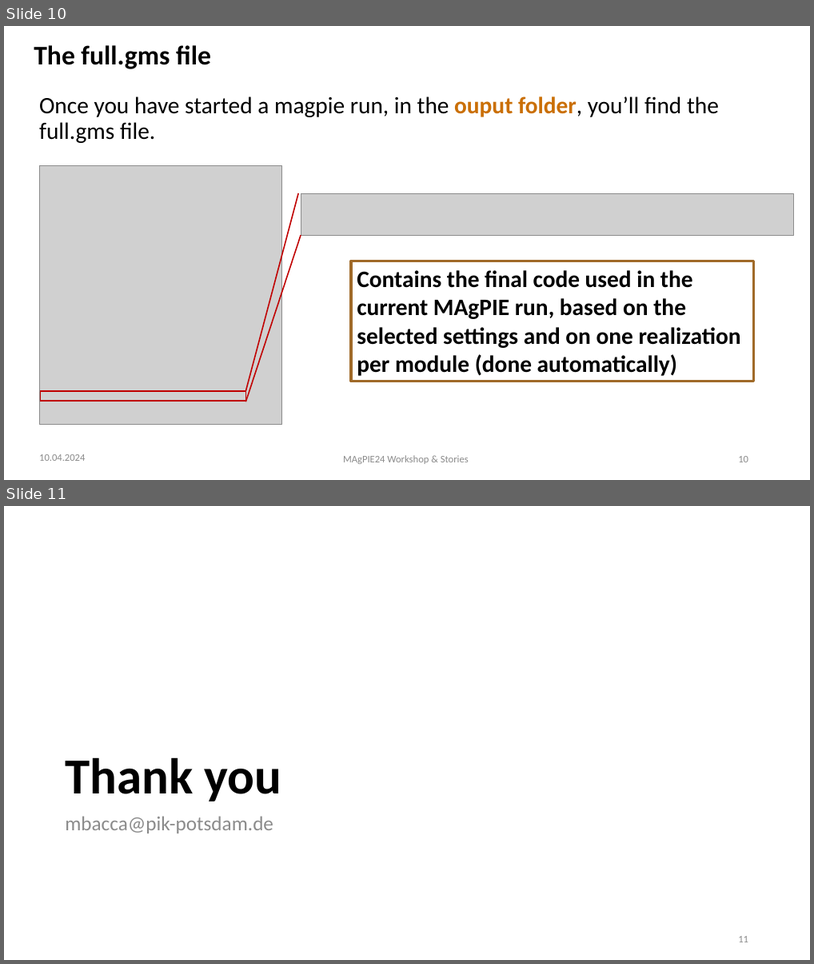
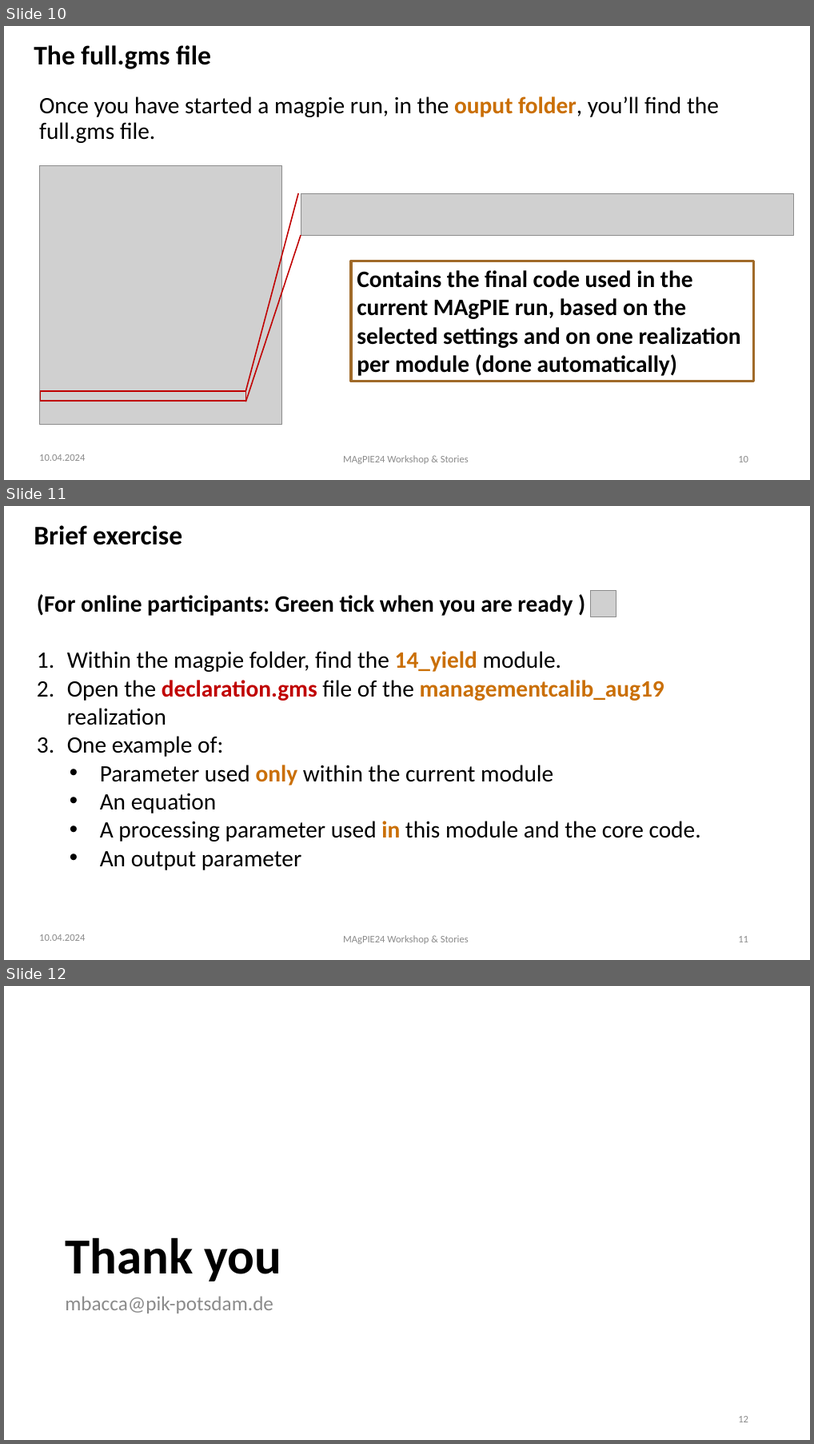
Before and after one commit to magpiemodel/magpiemodel.github.io, a slide deck: assets/slides/GAMS code, modules & realizations.pptx. Shown one above the other, each under a label of ours: slides 10 and 11 before the commit, slides 10, 11 and 12 after it. The pictures are 814x964 and 814x1444 pixels, drawn with LibreOffice and Linux fonts; fonts in the diff are those of the drawing; grey boxes stand for pictures; background and template pictures are left out. Boxes give left, top, right and bottom in pixels: in the first picture for what was removed or moved away, otherwise in the second. Text is boxed around its words. In the diff, an @@ line names an element or a change of style, - is before the commit and + after.

Commit message:
slides and start magpie tutorial update

```diff
--- a/assets/slides/GAMS code, modules & realizations.pptx
+++ b/assets/slides/GAMS code, modules & realizations.pptx
@@ slide 11 added at (4,506,810,960), background #FFFFFF @@
@@ title added at (34,525,182,545), 32 pt, text #000000, bold @@
+Brief exercise
@@ text added at (37,594,702,870), 28 pt, text #000000 @@
+(For online participants: Green tick when you are ready )
+1. Within the magpie folder, find the 14_yield module.
+2. Open the declaration.gms file of the managementcalib_aug19 realization
+3. One example of:
+• Parameter used only within the current module
+• An equation
+• A processing parameter used in this module and the core code.
+• An output parameter
@@ picture added at (591,591,617,616) @@
@@ text added at (39,934,85,940), 12 pt, text #8C8C8C @@
+10.04.2024
@@ text added at (343,935,469,944), 12 pt, text #8C8C8C @@
+MAgPIE24 Workshop & Stories
@@ page number added at (738,936,749,942), 12 pt, text #8C8C8C @@
+11
@@ what was slide 11 is now slide 12 @@
```
Also in this commit, not shown: 1 slide changed, 3 other files.
